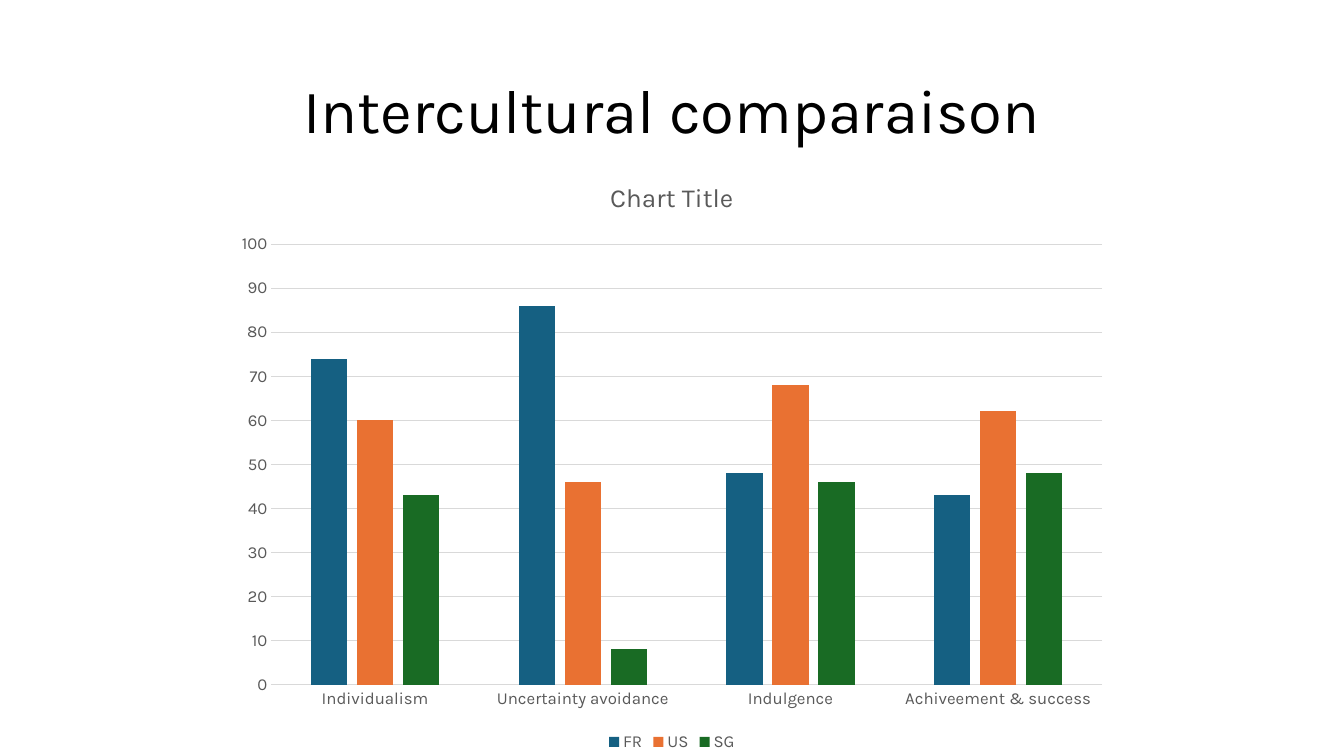
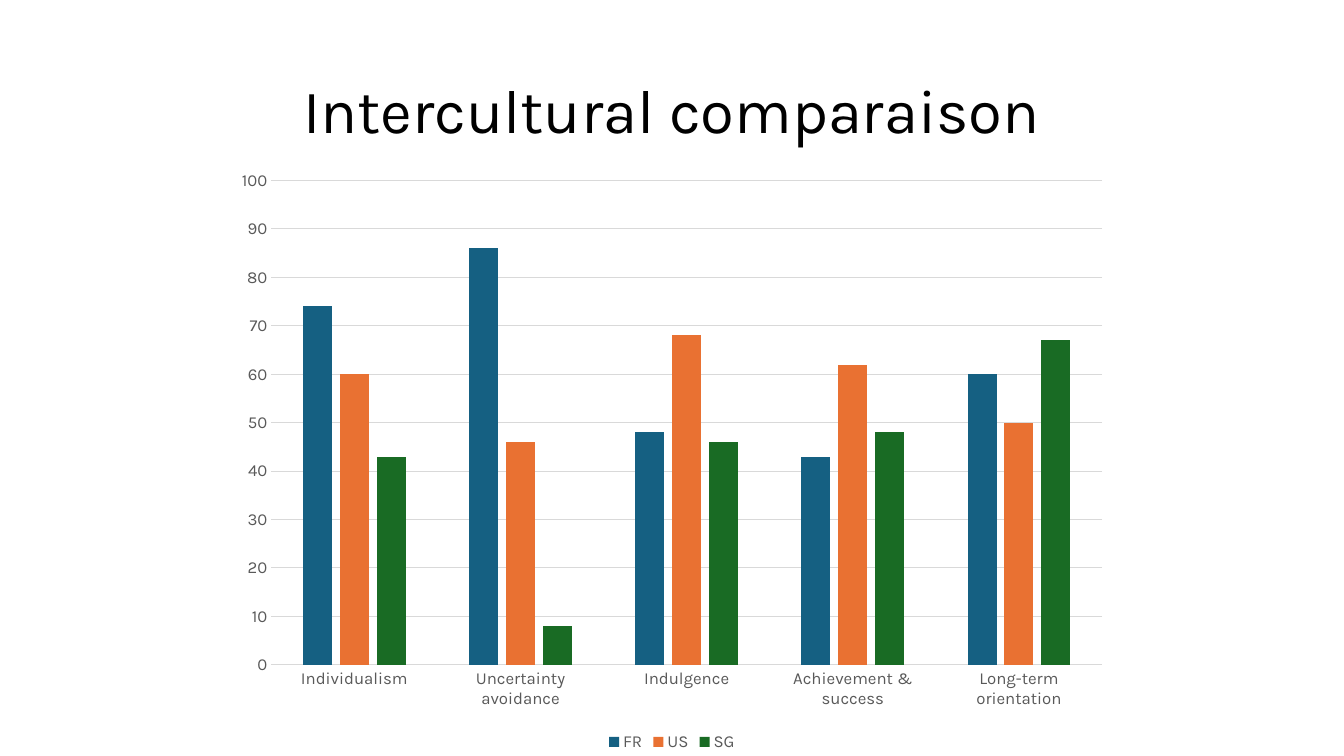
Before and after one commit to Scortail/AnglaisAd, a slide deck: slide 5 of slides.pptx. Drawn at 1344x756 pixels with LibreOffice and Linux fonts; fonts in the diff are those of the drawing. Boxes give left, top, right and bottom in pixels: in the first picture for what was removed or moved away, otherwise in the second. Text is boxed around its words. In the diff, an @@ line names an element or a change of style, - is before the commit and + after.

Commit message:
maj

```diff
--- a/slides.pptx
+++ b/slides.pptx
@@ column chart at bbox=[224, 158, 1120, 756] @@
-categories: Individualism, Uncertainty avoidance, Indulgence, Achiveement & success
+categories: Individualism, Uncertainty avoidance, Indulgence, Achievement & success, Long-term orientation
-FR: 74, 86, 48, 43
+FR: 74, 86, 48, 43, 60
-US: 60, 46, 68, 62
+US: 60, 46, 68, 62, 50
-SG: 43, 8, 46, 48
+SG: 43, 8, 46, 48, 67
```
Also in this commit, not shown: 1 slide removed.
